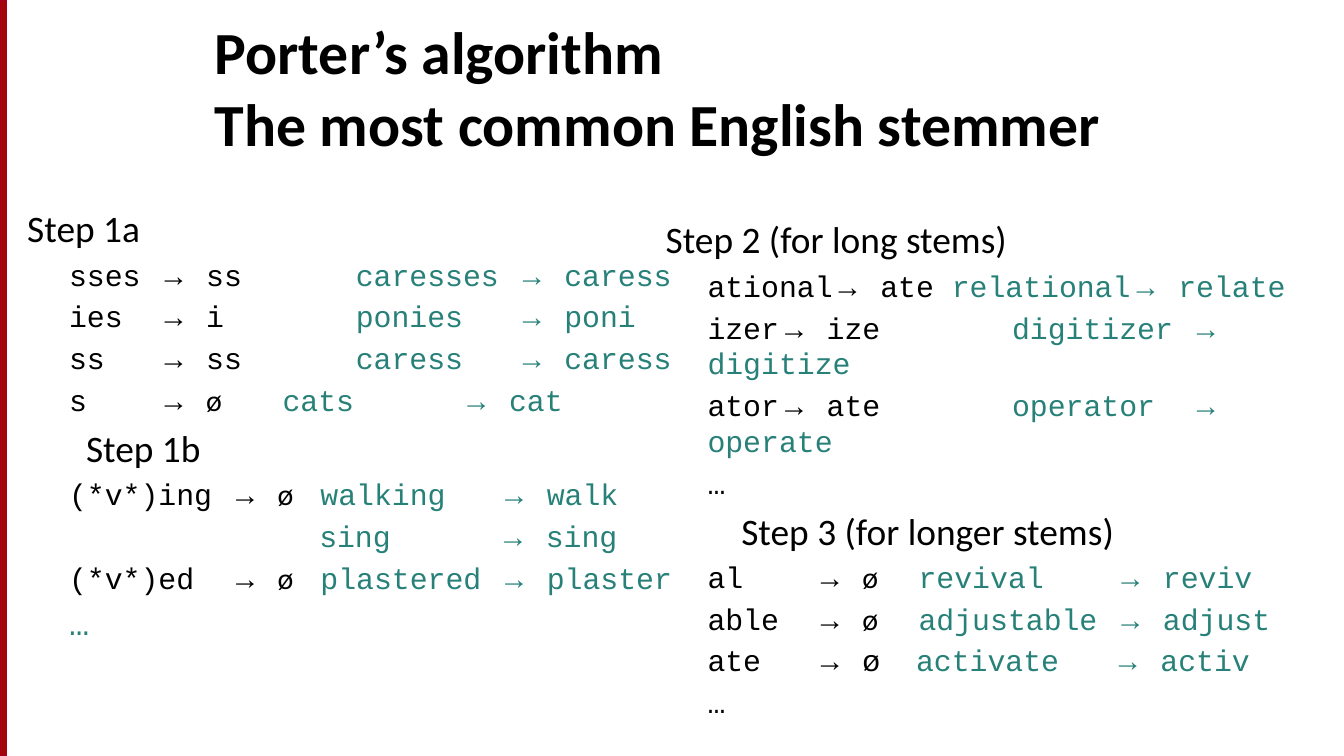
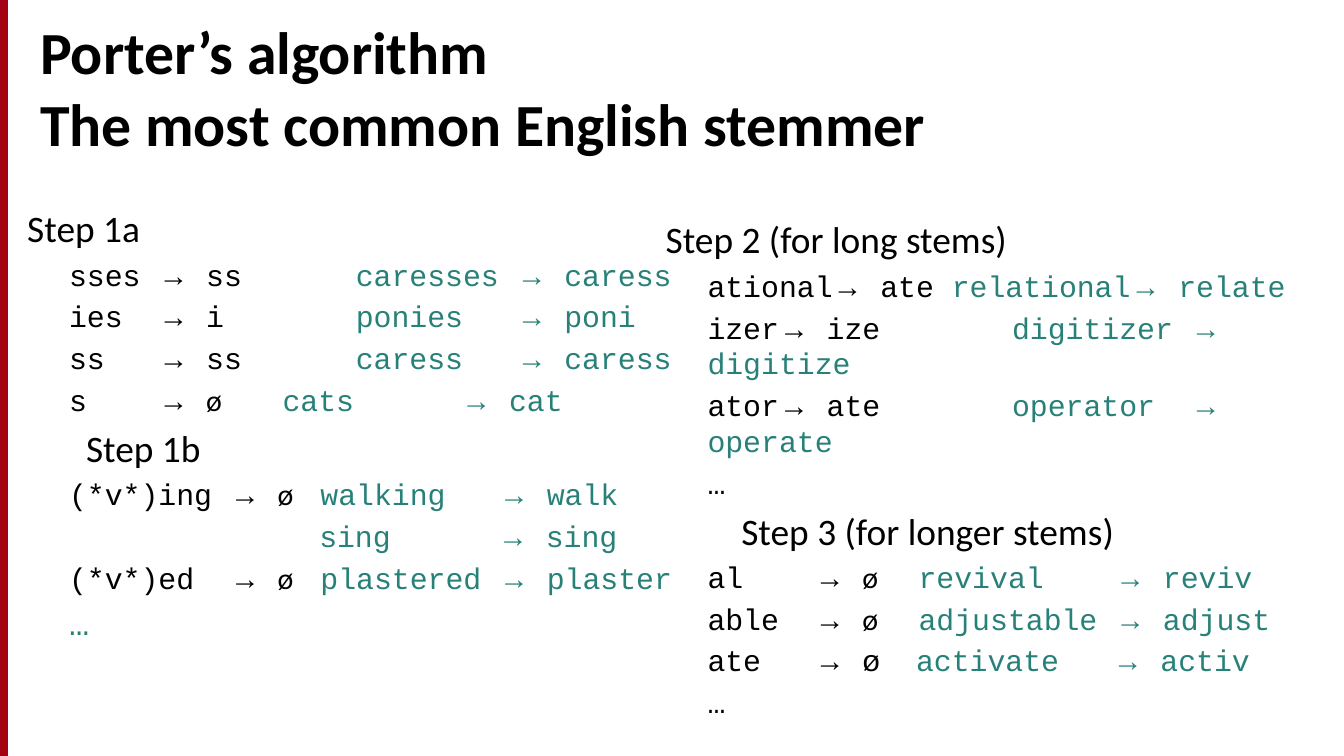
Before and after one commit to motazsaad/NLP-ICTS6361, a slide deck: slide 35 of textbooks/Speech and Language Processing/chapters/2_TextProc.pptx. Drawn at 1344x756 pixels with LibreOffice and Linux fonts; fonts in the diff are those of the drawing. Boxes give left, top, right and bottom in pixels: in the first picture for what was removed or moved away, otherwise in the second. Text is boxed around its words. In the diff, an @@ line names an element or a change of style, - is before the commit and + after.

```diff
--- a/textbooks/Speech and Language Processing/chapters/2_TextProc.pptx
+++ b/textbooks/Speech and Language Processing/chapters/2_TextProc.pptx
@@ text "Porter’s algorithm The most common ...": place and size @@
-text "Porter’s algorithm The most common ..." at (215, 30, 1100, 156)
+text "Porter’s algorithm The most common ..." at (40, 30, 925, 156)
```
Also in this commit, not shown: 18 other slides changed.
